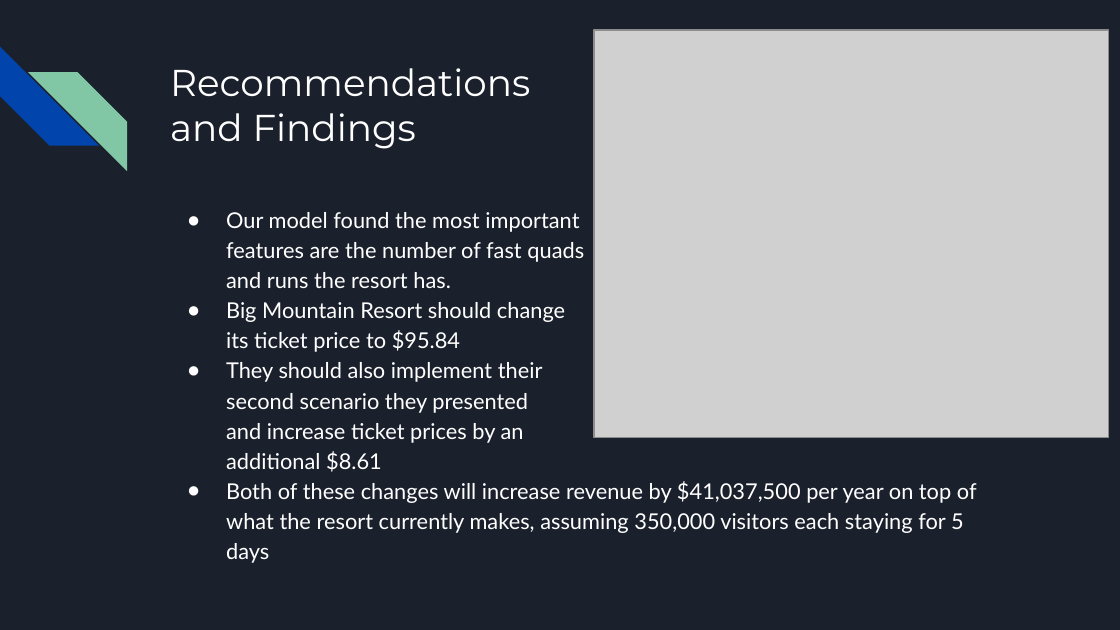
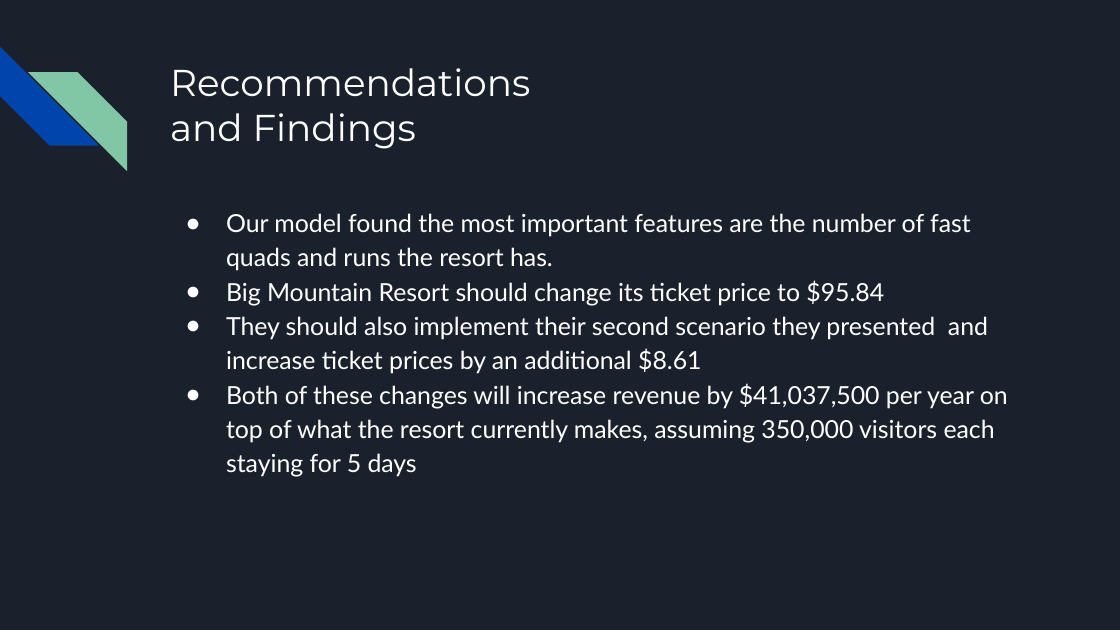
Before and after one commit to gsadecki/DataScienceGuidedCapstone, a slide deck: slide 7 of Guided Capstone Project Slide Deck.pptx (slide 3 before the commit). Drawn at 1120x630 pixels with LibreOffice and Linux fonts; fonts in the diff are those of the drawing; grey boxes stand for pictures. Boxes give left, top, right and bottom in pixels: in the first picture for what was removed or moved away, otherwise in the second. Text is boxed around its words. In the diff, an @@ line names an element or a change of style, - is before the commit and + after.

```diff
--- a/Guided Capstone Project Slide Deck.pptx
+++ b/Guided Capstone Project Slide Deck.pptx
@@ picture removed at bbox=[594, 30, 1108, 438] @@
@@ text "Our model found the most ..." at bbox=[226, 213, 1008, 477]: size 14 to 16 pt; indent changed @@
```
Also in this commit, not shown: 3 other slides changed, 3 slides added, 2 slides removed.
